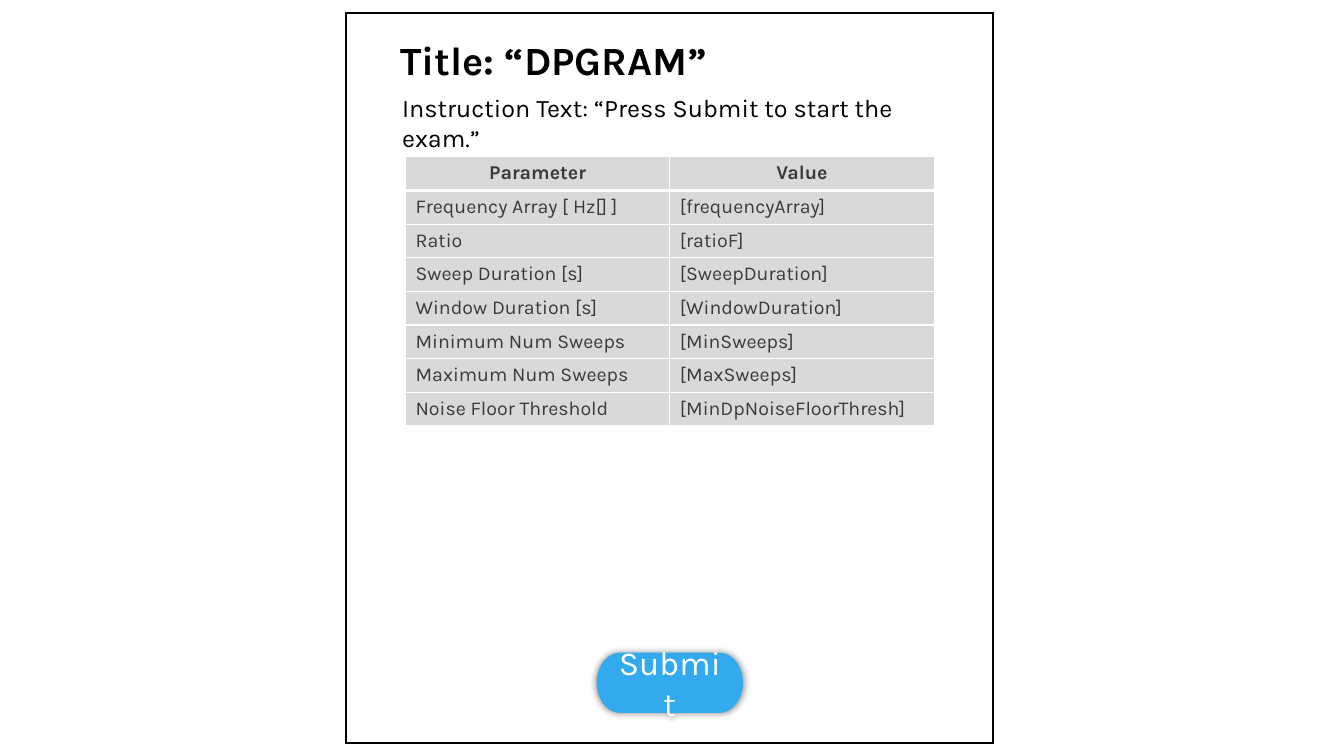
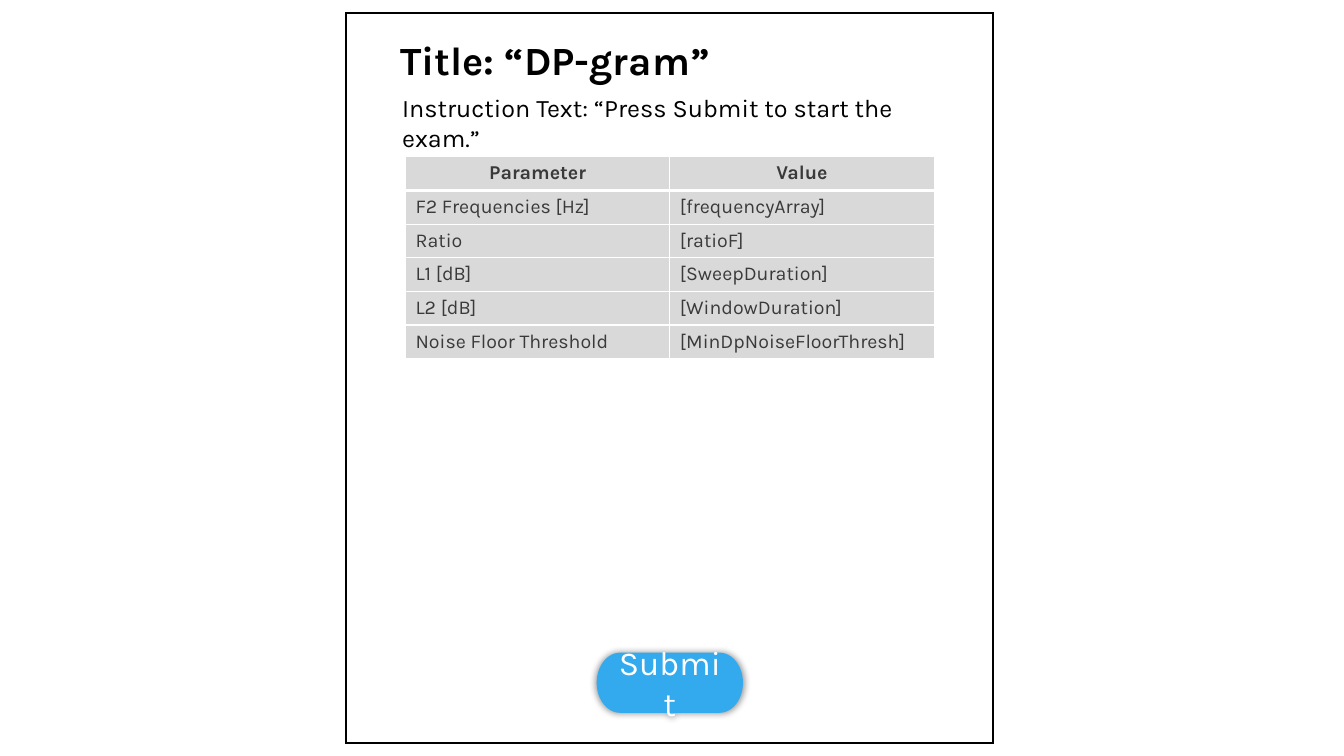
Before and after one commit to OpenHearing/TabSINT, a slide deck: slide 1 of Specifications/dpgram/GUI-Screens.pptx. Drawn at 1344x756 pixels with LibreOffice and Linux fonts; fonts in the diff are those of the drawing; grey boxes stand for pictures. Boxes give left, top, right and bottom in pixels: in the first picture for what was removed or moved away, otherwise in the second. Text is boxed around its words. In the diff, an @@ line names an element or a change of style, - is before the commit and + after.

Commit message:
update DP-gram spec per implementation

```diff
--- a/Specifications/dpgram/GUI-Screens.pptx
+++ b/Specifications/dpgram/GUI-Screens.pptx
@@ text at (400, 46, 709, 85): text changed @@
-Title: “DPGRAM”
+Title: “DP-gram”
@@ table at (405, 157, 934, 359) @@
-row 2, column 1: Frequency Array [ Hz[] ]
+row 2, column 1: F2 Frequencies [Hz]
-row 4: Sweep Duration [s] | [SweepDuration]
-row 5: Window Duration [s] | [WindowDuration]
-row 6: Minimum Num Sweeps | [MinSweeps]
-row 7: Maximum Num Sweeps | [MaxSweeps]
+row 4: L1 [dB] | [SweepDuration]
+row 5: L2 [dB] | [WindowDuration]
```
Also in this commit, not shown: 2 other slides changed, 4 other files.
